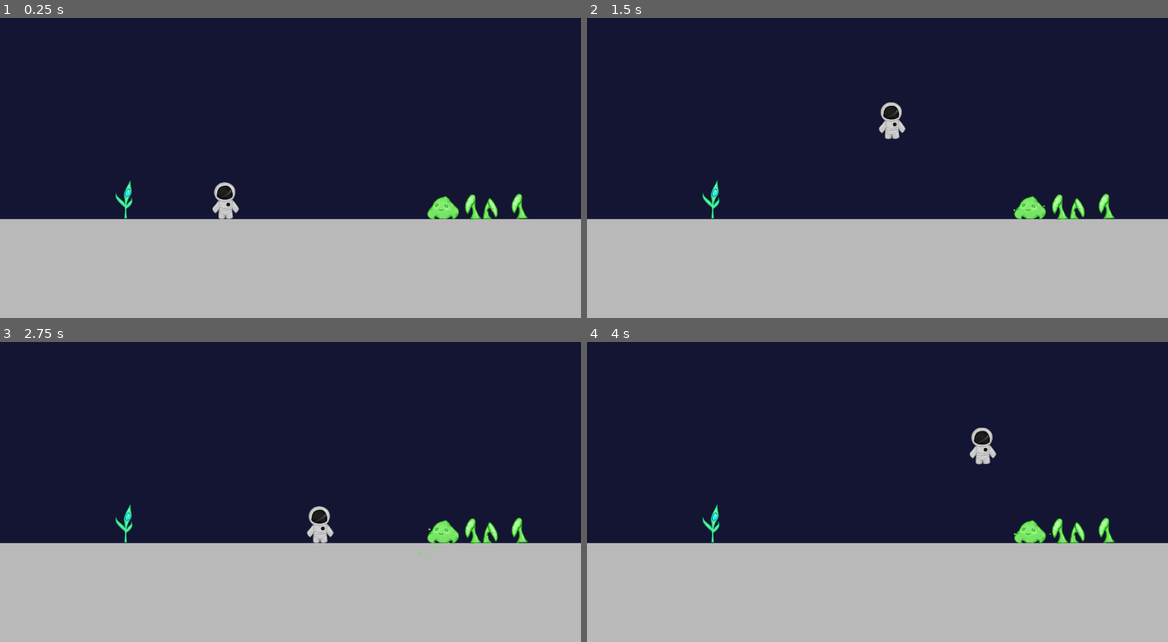
Above: before the commit, frames 1-4 (two rows, left to right).
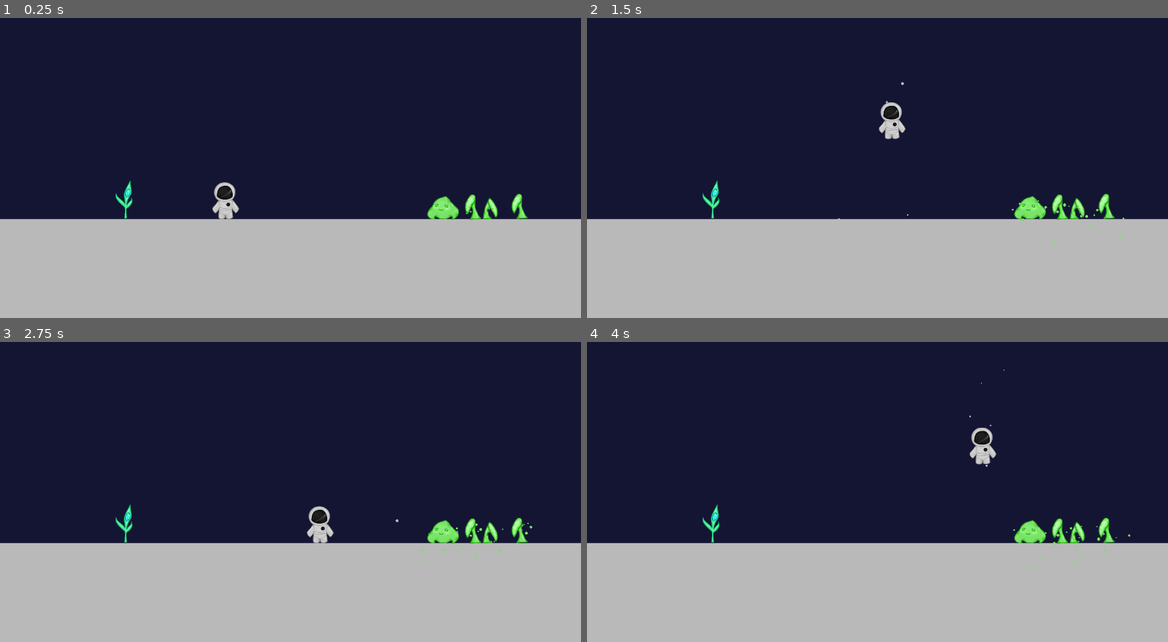
Above: after the commit, the same moments.

Repository: 7riciu/out-of-space
Game: Godot game, scene res://scenes/game.tscn
Two runs of this game, one before a commit and one after it. Both use one fixed random seed, a clock stepped at 60 frames per second and the inputs below.
Inputs:
- Up to frame 1 (0.25 s): no input
- Up to frame 2 (1.5 s): tap Enter at 0.5 s; hold D (Right) from 0.53 s (still down); tap E (e) at 0.6, 1.35 s; tap Space (Jump) at 0.77 s
- Up to frame 3 (2.75 s): tap Space (Jump) at 1.52 s; release D (Right) at 2.03 s; hold A (Left) from 2.03 s (still down); tap Alt at 2.1 s; tap E (e) at 2.3 s
- Up to frame 4 (4 s): release A (Left) at 2.78 s; hold D (Right) from 2.78 s (still down); tap Shift at 2.85 s; tap Space (Jump) at 3.02, 3.77 s; tap E (e) at 3.05, 3.6 s

The runs differ from the first frame. In frame 1, less than 0.1% of the frame differs, in the area x 80-90%, y 62-66%; in frame 2, less than 0.1%; in frame 3, less than 0.1%, in the area x 68-92%, y 59-76%; in frame 4, less than 0.1%.

Commit message:
Added more particles

Diff:
--- a/scenes/player.tscn
+++ b/scenes/player.tscn
@@ -1,7 +1,21 @@
-[gd_scene load_steps=7 format=3 uid="uid://sppvkherfsvq"]
+[gd_scene load_steps=9 format=3 uid="uid://sppvkherfsvq"]
 
 [ext_resource type="Script" uid="uid://gmxaf6cwyjdp" path="res://scripts/player.gd" id="1_g2els"]
 [ext_resource type="Texture2D" uid="uid://br8qfewsoxjut" path="res://assets/astronaut.png" id="2_g2els"]
+[ext_resource type="Texture2D" uid="uid://dhfj1jt13t446" path="res://assets/astronaut_particle.png" id="2_qhqgy"]
+
+[sub_resource type="ParticleProcessMaterial" id="ParticleProcessMaterial_dqkch"]
+particle_flag_disable_z = true
+angle_min = 1.0000107
+angle_max = 1.0000107
+inherit_velocity_ratio = 1.0
+velocity_pivot = Vector3(10, 0, 0)
+spread = 180.0
+initial_velocity_min = 72.88
+initial_velocity_max = 93.22
+gravity = Vector3(0, 98, 0)
+scale_min = 0.5
+scale_max = 1.5
 
 [sub_resource type="AtlasTexture" id="AtlasTexture_qhqgy"]
 atlas = ExtResource("2_g2els")
@@ -28,6 +42,11 @@
 [node name="player" type="CharacterBody2D" groups=["player"]]
 script = ExtResource("1_g2els")
 
+[node name="GPUParticles2D" type="GPUParticles2D" parent="."]
+position = Vector2(0, 59)
+texture = ExtResource("2_qhqgy")
+process_material = SubResource("ParticleProcessMaterial_dqkch")
+
 [node name="AnimatedSprite2D" type="AnimatedSprite2D" parent="."]
 sprite_frames = SubResource("SpriteFrames_qlg0r")
 animation = &"idle"
--- a/scenes/slime_splash.tscn
+++ b/scenes/slime_splash.tscn
@@ -1,7 +1,21 @@
-[gd_scene load_steps=9 format=3 uid="uid://co4uft4qm6kf4"]
+[gd_scene load_steps=11 format=3 uid="uid://co4uft4qm6kf4"]
 
 [ext_resource type="Texture2D" uid="uid://dc3i3l88vt6uv" path="res://assets/slime_splash.png" id="1_2e28q"]
 [ext_resource type="Script" uid="uid://bcp86nmiwvbde" path="res://scripts/slime_splash.gd" id="1_sc6hf"]
+[ext_resource type="Texture2D" uid="uid://cjp25bodubujg" path="res://assets/slime_particle.png" id="3_88nlx"]
+
+[sub_resource type="ParticleProcessMaterial" id="ParticleProcessMaterial_rwkkl"]
+particle_flag_disable_z = true
+angle_min = 1.0000107
+angle_max = 1.0000107
+inherit_velocity_ratio = 1.0
+velocity_pivot = Vector3(10, 0, 0)
+spread = 180.0
+initial_velocity_min = 72.88
+initial_velocity_max = 93.22
+gravity = Vector3(0, 98, 0)
+scale_min = 0.5
+scale_max = 1.5
 
 [sub_resource type="AtlasTexture" id="AtlasTexture_sc6hf"]
 atlas = ExtResource("1_2e28q")
@@ -20,6 +34,33 @@
 
 [sub_resource type="CircleShape2D" id="CircleShape2D_88nlx"]
 radius = 11.0
+
+[sub_resource type="Animation" id="Animation_sc6hf"]
+length = 0.001
+tracks/0/type = "value"
+tracks/0/imported = false
+tracks/0/enabled = true
+tracks/0/path = NodePath("AnimatedSprite2D:position")
+tracks/0/interp = 1
+tracks/0/loop_wrap = true
+tracks/0/keys = {
+"times": PackedFloat32Array(0),
+"transitions": PackedFloat32Array(1),
+"update": 0,
+"values": [Vector2(0, 0)]
+}
+tracks/1/type = "value"
+tracks/1/imported = false
+tracks/1/enabled = true
+tracks/1/path = NodePath("CollisionShape2D:position")
+tracks/1/interp = 1
+tracks/1/loop_wrap = true
+tracks/1/keys = {
+"times": PackedFloat32Array(0),
+"transitions": PackedFloat32Array(1),
+"update": 0,
+"values": [Vector2(0, 0)]
+}
 
 [sub_resource type="Animation" id="Animation_2e28q"]
 resource_name = "shoot"
@@ -48,33 +89,6 @@
 "values": [Vector2(0, 0), Vector2(-60, 0)]
 }
 
-[sub_resource type="Animation" id="Animation_sc6hf"]
-length = 0.001
-tracks/0/type = "value"
-tracks/0/imported = false
-tracks/0/enabled = true
-tracks/0/path = NodePath("AnimatedSprite2D:position")
-tracks/0/interp = 1
-tracks/0/loop_wrap = true
-tracks/0/keys = {
-"times": PackedFloat32Array(0),
-"transitions": PackedFloat32Array(1),
-"update": 0,
-"values": [Vector2(0, 0)]
-}
-tracks/1/type = "value"
-tracks/1/imported = false
-tracks/1/enabled = true
-tracks/1/path = NodePath("CollisionShape2D:position")
-tracks/1/interp = 1
-tracks/1/loop_wrap = true
-tracks/1/keys = {
-"times": PackedFloat32Array(0),
-"transitions": PackedFloat32Array(1),
-"update": 0,
-"values": [Vector2(0, 0)]
-}
-
 [sub_resource type="AnimationLibrary" id="AnimationLibrary_88nlx"]
 _data = {
 &"RESET": SubResource("Animation_sc6hf"),
@@ -83,6 +97,11 @@
 
 [node name="Area2D" type="Area2D"]
 script = ExtResource("1_sc6hf")
+
+[node name="GPUParticles2D" type="GPUParticles2D" parent="."]
+position = Vector2(0, 7)
+texture = ExtResource("3_88nlx")
+process_material = SubResource("ParticleProcessMaterial_rwkkl")
 
 [node name="AnimatedSprite2D" type="AnimatedSprite2D" parent="."]
 sprite_frames = SubResource("SpriteFrames_mol0a")
--- a/scenes/sprout_plant1.tscn
+++ b/scenes/sprout_plant1.tscn
@@ -1,6 +1,20 @@
-[gd_scene load_steps=5 format=3 uid="uid://r5ssygbbay74"]
+[gd_scene load_steps=7 format=3 uid="uid://r5ssygbbay74"]
 
+[ext_resource type="Texture2D" uid="uid://cjp25bodubujg" path="res://assets/slime_particle.png" id="1_kydc2"]
 [ext_resource type="Texture2D" uid="uid://cto7a6i3lme3s" path="res://assets/spore_plant1.png" id="1_p1hf4"]
+
+[sub_resource type="ParticleProcessMaterial" id="ParticleProcessMaterial_61djv"]
+particle_flag_disable_z = true
+angle_min = 1.0000107
+angle_max = 1.0000107
+inherit_velocity_ratio = 1.0
+velocity_pivot = Vector3(10, 0, 0)
+spread = 180.0
+initial_velocity_min = 72.88
+initial_velocity_max = 93.22
+gravity = Vector3(0, 98, 0)
+scale_min = 0.5
+scale_max = 1.5
 
 [sub_resource type="AtlasTexture" id="AtlasTexture_kydc2"]
 atlas = ExtResource("1_p1hf4")
@@ -23,8 +37,14 @@
 
 [node name="Area2D" type="Area2D"]
 
+[node name="GPUParticles2D" type="GPUParticles2D" parent="."]
+position = Vector2(0, 7)
+texture = ExtResource("1_kydc2")
+process_material = SubResource("ParticleProcessMaterial_61djv")
+
 [node name="AnimatedSprite2D" type="AnimatedSprite2D" parent="."]
 sprite_frames = SubResource("SpriteFrames_61djv")
+animation = &"new_animation"
 
 [node name="CollisionShape2D" type="CollisionShape2D" parent="."]
 shape = SubResource("CapsuleShape2D_iyg0f")
--- a/scenes/sprout_plant2.tscn
+++ b/scenes/sprout_plant2.tscn
@@ -1,6 +1,20 @@
-[gd_scene load_steps=5 format=3 uid="uid://ckrn2n4ids7du"]
+[gd_scene load_steps=7 format=3 uid="uid://ckrn2n4ids7du"]
 
 [ext_resource type="Texture2D" uid="uid://d12gq0ydjymn" path="res://assets/spore_plant2.png" id="1_0brpe"]
+[ext_resource type="Texture2D" uid="uid://cjp25bodubujg" path="res://assets/slime_particle.png" id="1_20yx5"]
+
+[sub_resource type="ParticleProcessMaterial" id="ParticleProcessMaterial_vj5dy"]
+particle_flag_disable_z = true
+angle_min = 1.0000107
+angle_max = 1.0000107
+inherit_velocity_ratio = 1.0
+velocity_pivot = Vector3(10, 0, 0)
+spread = 180.0
+initial_velocity_min = 72.88
+initial_velocity_max = 93.22
+gravity = Vector3(0, 98, 0)
+scale_min = 0.5
+scale_max = 1.5
 
 [sub_resource type="AtlasTexture" id="AtlasTexture_20yx5"]
 atlas = ExtResource("1_0brpe")
@@ -23,6 +37,11 @@
 
 [node name="Area2D" type="Area2D"]
 
+[node name="GPUParticles2D" type="GPUParticles2D" parent="."]
+position = Vector2(0, 7)
+texture = ExtResource("1_20yx5")
+process_material = SubResource("ParticleProcessMaterial_vj5dy")
+
 [node name="AnimatedSprite2D" type="AnimatedSprite2D" parent="."]
 sprite_frames = SubResource("SpriteFrames_vj5dy")
 
